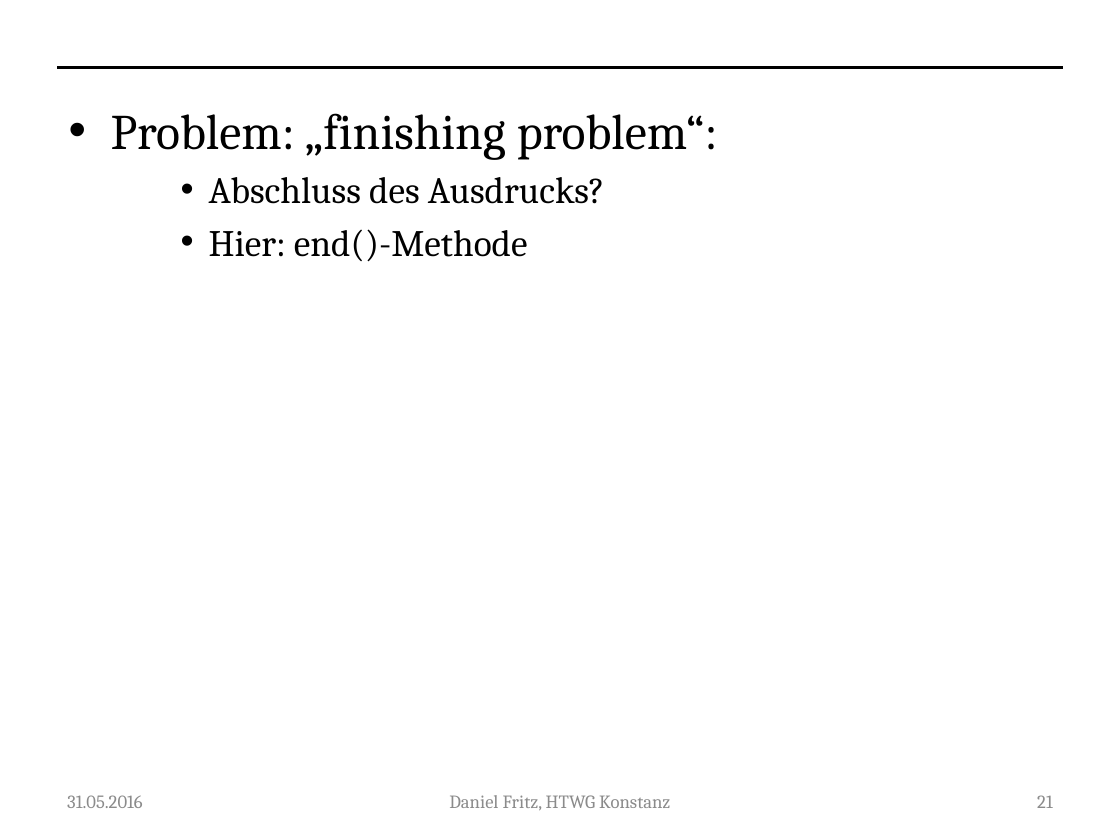
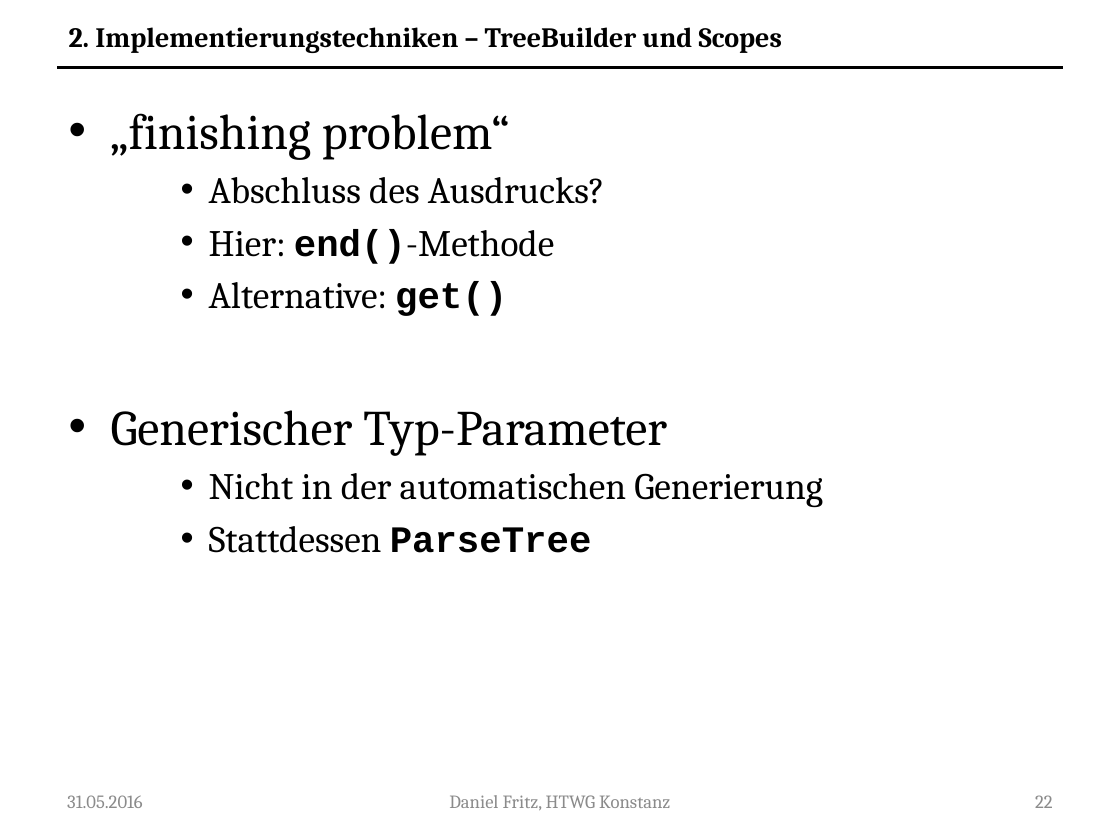
Before and after one commit to Guldenbart/MA, a slide deck: slide 22 of ppt/MA.pptx (slide 21 before the commit). Drawn at 1120x840 pixels with LibreOffice and Linux fonts; fonts in the diff are those of the drawing. Boxes give left, top, right and bottom in pixels: in the first picture for what was removed or moved away, otherwise in the second. Text is boxed around its words. In the diff, an @@ line names an element or a change of style, - is before the commit and + after.

```diff
--- a/ppt/MA.pptx
+++ b/ppt/MA.pptx
@@ text added at [69,27,782,53], 18 pt, text #000000, bold @@
+2. Implementierungstechniken – TreeBuilder und Scopes
@@ text at [111,113,510,160]: text changed @@
-• Problem: „finishing problem“:
+• „finishing problem“
@@ text at [209,229,555,264]: font Cambria to Courier New, bold on in "end()-Methode" @@
@@ text at [111,281,823,553]: paragraphs added @@
+    • Alternative: get()
+• Generischer Typ-Parameter
+    • Nicht in der automatischen Generierung
+    • Stattdessen ParseTree
@@ page number at [1035,795,1053,808]: text changed @@
-21
+22
```
Also in this commit, not shown: 12 other slides changed, 11 slides added.
